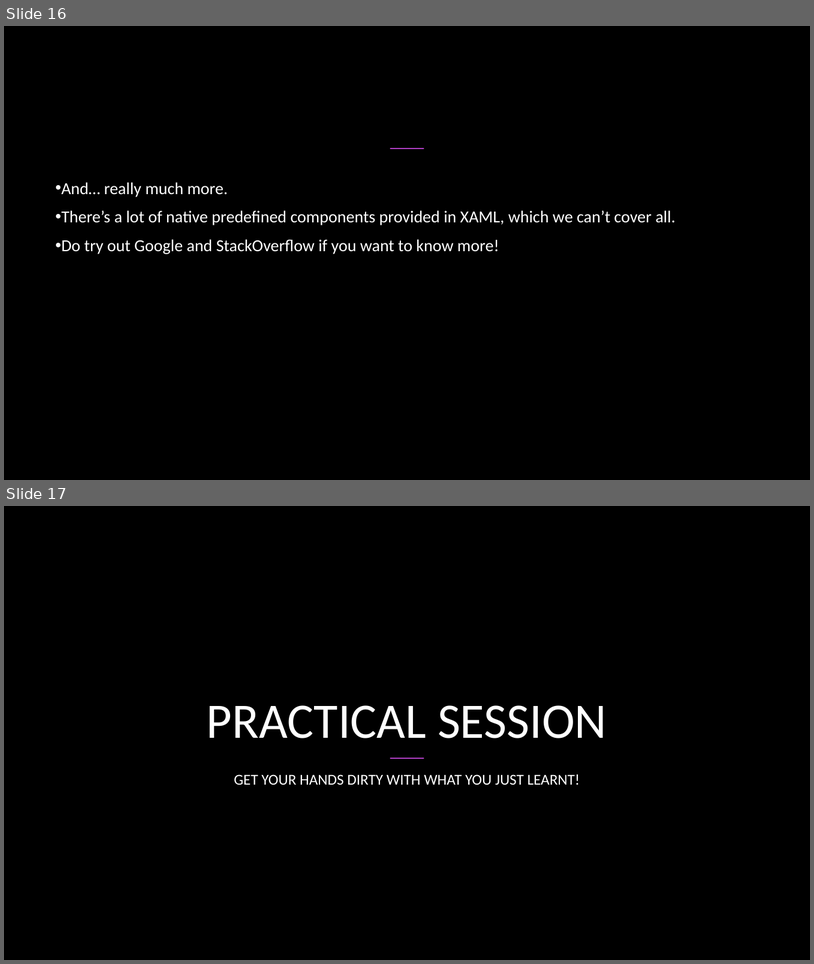
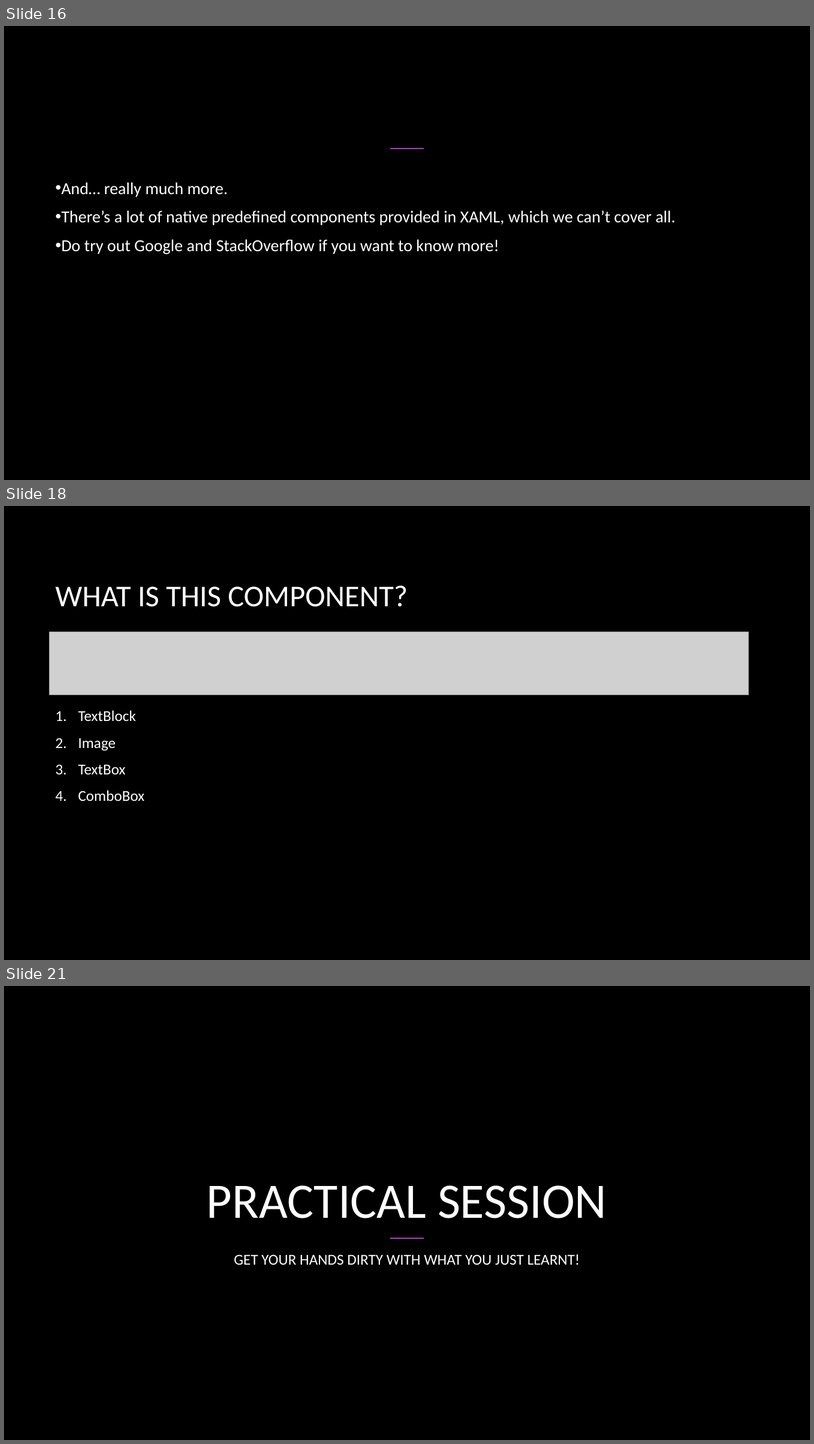
Before and after one commit to NottsCSS/DotNetWorkshop, a slide deck: Week3/Week 3.pptx. Shown one above the other, each under a label of ours: slides 16 and 17 before the commit, slides 16, 18 and 21 after it; the slides between them are not shown. The pictures are 814x964 and 814x1444 pixels, drawn with LibreOffice and Linux fonts; fonts in the diff are those of the drawing; grey boxes stand for pictures; background and template pictures are left out. Boxes give left, top, right and bottom in pixels: in the first picture for what was removed or moved away, otherwise in the second. Text is boxed around its words. In the diff, an @@ line names an element or a change of style, - is before the commit and + after.

```diff
--- a/Week3/Week 3.pptx
+++ b/Week3/Week 3.pptx
@@ slide 18 added at (4,506,810,960), background picture (left out) @@
@@ title added at (56,585,408,607), 36 pt, text #FFFFFF @@
+WHAT IS THIS COMPONENT?
@@ picture added at (50,632,749,695) @@
@@ text added at (78,710,145,801), 18 pt, text #FFFFFF @@
+1. TextBlock
+2. Image
+3. TextBox
+4. ComboBox
@@ what was slide 17 is now slide 21 @@
```
Also in this commit, not shown: 3 other slides added.
